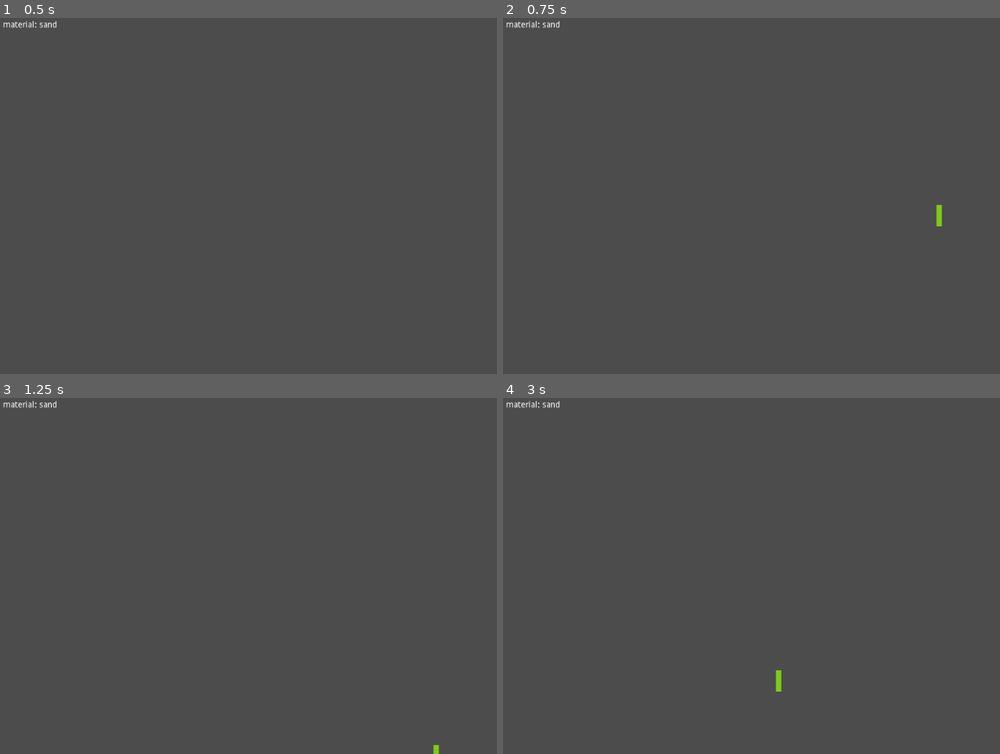
Above: before the commit, frames 1-4 (two rows, left to right).
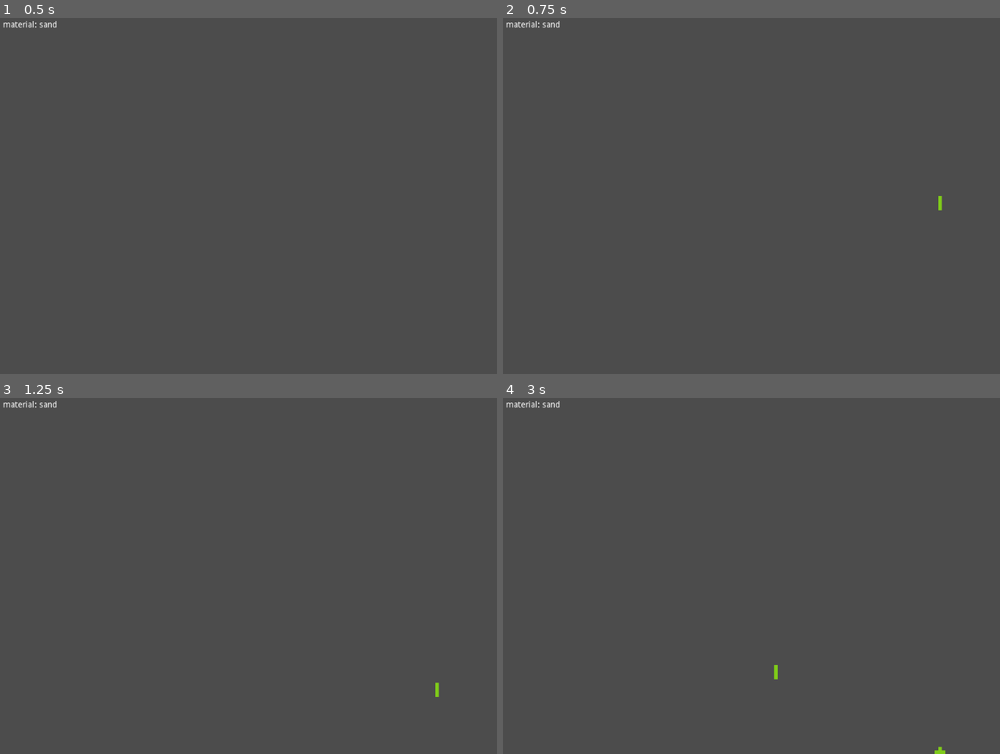
Above: after the commit, the same moments.

Repository: ZpeedTube/pixelbox
Game: Godot game, scene res://MainScene.tscn
The game is run twice, just before and just after one commit, with the same random seed, the same clock (stepped at 60 frames per second) and the same inputs.
Inputs (mouse positions are in pixels of both pictures, inside the frame that each line leads up to):
- Up to frame 1 (0.5 s): no input
- Up to frame 2 (0.75 s): tap Enter at 0.5 s; move the mouse to (940, 178) at 0.52 s; click (940, 178) at 0.6 s
- Up to frame 3 (1.25 s): no input
- Up to frame 4 (3 s): move the mouse to (686, 593) at 1.27 s; tap Mouse wheel down (scroll_down) at 1.35 s; tap Space at 2 s; move the mouse to (870, 497) at 2.02 s; hold Mouse wheel up (scroll_up) 2.03-2.78 s; tap Enter at 2.75 s; move the mouse to (776, 647) at 2.77 s; click (776, 647) at 2.85 s

Frame 1 is identical in both runs. In frame 2, less than 0.1% of the frame differs, in the area x 87-89%, y 50-59%; in frame 3, less than 0.1%; in frame 4, 0.1%, in the area x 54-89%, y 75-100%.

Commit message:
Improved engine
Improved engine and water

Diff:
--- a/MainScene.tscn
+++ b/MainScene.tscn
@@ -8,9 +8,11 @@
 [node name="GameManager" type="Sprite" parent="."]
 offset = Vector2( -0.5, -0.5 )
 script = ExtResource( 2 )
+world_width = 200
 world_height = 100
-zoom = 9
+zoom = 6
 simulation_speed = 1
+use_random_direction = true
 
 [node name="PixelManager" type="Node" parent="GameManager"]
 script = ExtResource( 1 )
--- a/Types/dirt.gd
+++ b/Types/dirt.gd
@@ -1,50 +1,36 @@
 extends Node
 
-static func update(id: int, pixel, pixels, ww, wh):
-	var y = 1
-	var y_max = 1
+static func update(id: int, x: int, y: int, pixel, pixels, ww, wh):
 	var count = pixels.size()
-	var below = calc_pos(pixel.pos.x, pixel.pos.y + 1, ww, wh)
-	var left = calc_pos(pixel.pos.x - 1, pixel.pos.y + y - 1, ww, wh)
-	var below_left = calc_pos(pixel.pos.x - 1, pixel.pos.y + y, ww, wh)
-	var right = calc_pos(pixel.pos.x + 1, pixel.pos.y + y - 1, ww, wh)
-	var below_right = calc_pos(pixel.pos.x + 1, pixel.pos.y + y, ww, wh)
+	var below = calc_pos(x, y + 1, ww, wh)
+	var left = calc_pos(x - 1, y, ww, wh)
+	var below_left = calc_pos(x - 1, y + 1, ww, wh)
+	var right = calc_pos(x + 1, y, ww, wh)
+	var below_right = calc_pos(x + 1, y + 1, ww, wh)
 	# Check down
 	if below < count && (pixels[below] == null || pixels[below].type == 2):
-		pixel.pos.y += 1
-		return swap_pixels(pixel, null, pixels, id, below)
+#		y += 1
+		return swap_pixels(pixel, pixels[below], pixels, id, below)
 	# Check left
 	if left < count && (pixels[left] == null || pixels[left].type == 2):
 		if below_left < count && (pixels[below_left] == null || pixels[below_left].type == 2):
-			var left2 = calc_pos(pixel.pos.x - 1, pixel.pos.y + y, ww, wh)
-			var below_left2 = calc_pos(pixel.pos.x - 1, pixel.pos.y + y + 1, ww, wh)
+			var left2 = calc_pos(x - 1, y + 1, ww, wh)
+			var below_left2 = calc_pos(x - 1, y + 2, ww, wh)
 			if left2 < count && (pixels[left2] == null || pixels[left2].type == 2):
 				if below_left2 < count && (pixels[below_left2] == null || pixels[below_left2].type == 2):
-					if pixel.pos.x > 0:
-						pixel.pos.x -= 1
-					pixel.pos.y += y + 1
-					return swap_pixels(pixel, null, pixels, id, below_left2)
-			else:
-				if pixel.pos.x > 0:
-					pixel.pos.x -= 1
-				pixel.pos.y += y
-				return swap_pixels(pixel, null, pixels, id, below_left)
+					return swap_pixels(pixel, pixels[below_left2], pixels, id, below_left2)
+#			else:
+#				return swap_pixels(pixel, pixels[left2], pixels, id, below_left)
 	# Check right
 	if right < count && (pixels[right] == null || pixels[right].type == 2):
 		if below_right < count && (pixels[below_right] == null || pixels[below_right].type == 2):
-			var right2 = calc_pos(pixel.pos.x + 1, pixel.pos.y + y, ww, wh)
-			var below_right2 = calc_pos(pixel.pos.x + 1, pixel.pos.y + y + 1, ww, wh)
+			var right2 = calc_pos(x + 1, y + 1, ww, wh)
+			var below_right2 = calc_pos(x + 1, y + 2, ww, wh)
 			if right2 < count && (pixels[right2] == null || pixels[right2].type == 2):
 				if below_right2 < count && (pixels[below_right2] == null || pixels[below_right2].type == 2):
-					if pixel.pos.x < ww - 1:
-						pixel.pos.x += 1
-					pixel.pos.y = pixel.pos.y + y + 1
-					return swap_pixels(pixel, null, pixels, id, below_right2)
-			else:
-				if pixel.pos.x < ww - 1:
-					pixel.pos.x += 1
-				pixel.pos.y = pixel.pos.y + y
-				return swap_pixels(pixel, null, pixels, id, below_right)
+					return swap_pixels(pixel, pixels[below_right2], pixels, id, below_right2)
+#			else:
+#				return swap_pixels(pixel, pixels[right2], pixels, id, below_right)
 
 
 static func swap_pixels(pixel, other_pixel, pixels, this_id, other_id):
--- a/Types/sand.gd
+++ b/Types/sand.gd
@@ -1,26 +1,26 @@
 extends Node
 
-static func update(id: int, pixel, pixels, ww, wh):
+static func update(id: int, x: int, y: int, pixel, pixels, ww, wh):
 	var count = pixels.size()
-	var below = calc_pos(pixel.pos.x, pixel.pos.y + 1, ww, wh)
-	var below_left = calc_pos(pixel.pos.x - 1, pixel.pos.y + 1, ww, wh)
-	var below_right = calc_pos(pixel.pos.x + 1, pixel.pos.y + 1, ww, wh)
-	var left = calc_pos(pixel.pos.x - 1, pixel.pos.y, ww, wh)
-	var right = calc_pos(pixel.pos.x + 1, pixel.pos.y, ww, wh)
+	var below = calc_pos(x, y + 1, ww, wh)
+	var below_left = calc_pos(x - 1, y + 1, ww, wh)
+	var below_right = calc_pos(x + 1, y + 1, ww, wh)
+	var left = calc_pos(x - 1, y, ww, wh)
+	var right = calc_pos(x + 1, y, ww, wh)
 	if below < count && (pixels[below] == null || pixels[below].type == 2):
-		pixel.pos.y += 1
+#		y += 1
 		return swap_pixels(pixel, pixels[below], pixels, id, below)
 	if left < count && (pixels[left] == null || pixels[left].type == 2):
 		if below_left < count && (pixels[below_left] == null || pixels[below_left].type == 2):
-			if pixel.pos.x > 0:
-				pixel.pos.x -= 1
-			pixel.pos.y += 1
+#			if x > 0:
+#				x -= 1
+#			y += 1
 			return swap_pixels(pixel, pixels[below_left], pixels, id, below_left)
 	if right < count && (pixels[right] == null || pixels[right].type == 2):
 		if below_right < count && (pixels[below_right] == null || pixels[below_right].type == 2):
-			if pixel.pos.x < ww - 1:
-				pixel.pos.x += 1
-			pixel.pos.y = pixel.pos.y + 1
+#			if x < ww - 1:
+#				x += 1
+#			y = y + 1
 			return swap_pixels(pixel, pixels[below_right], pixels, id, below_right)
 	return null
 
--- a/Types/water.gd
+++ b/Types/water.gd
@@ -1,54 +1,58 @@
 extends Node
 
-static func update(id: int, pixel, pixels, ww, wh):
+static func update(id: int, x: int, y: int, pixel, pixels, ww, wh):
 	var count = pixels.size()
-	var below = calc_pos(pixel.pos.x, pixel.pos.y + 1, ww, wh)
-	var below_left = calc_pos(pixel.pos.x - 1, pixel.pos.y + 1, ww, wh)
-	var below_right = calc_pos(pixel.pos.x + 1, pixel.pos.y + 1, ww, wh)
-	var left = calc_pos(pixel.pos.x - 1, pixel.pos.y, ww, wh)
-	var right = calc_pos(pixel.pos.x + 1, pixel.pos.y, ww, wh)
+	var below = calc_pos(x, y + 1, ww, wh)
+	var below_left = calc_pos(x - 1, y + 1, ww, wh)
+	var below_right = calc_pos(x + 1, y + 1, ww, wh)
+	var left = calc_pos(x - 1, y, ww, wh)
+	var right = calc_pos(x + 1, y, ww, wh)
+#	if below < count && pixels[below] != null && pixels[below].type != 2:
+#		if right < count && pixels[right] == null:
+#			if below_right < count && pixels[below_right] == null:
+#				pixels[id] = null
+#				pixels[below_right] = pixel
+#				return
+#		if left < count && pixels[left] == null:
+#			if below_left < count && pixels[below_left] == null:
+#				pixels[id] = null
+#				pixels[below_left] = pixel
+#				return
 	if below < count && pixels[below] == null:
 		pixels[id] = null
-		pixel.pos.y += 1
 		pixels[below] = pixel
-	elif left < count && pixels[left] == null:
-		pixels[id] = null
-		if pixel.pos.x > 0:
-			pixel.pos.x -= 1
-		pixels[left] = pixel
-	elif right < count && pixels[right] == null:
-		pixels[id] = null
-		if pixel.pos.x < ww - 1:
-			pixel.pos.x += 1
-		pixels[right] = pixel
+		return null
+
+	var r = randi() % 5
+	match r:
+		0, 4:
+			if right < count && pixels[right] == null:
+				pixels[id] = null
+				pixels[right] = pixel
+		1, 2:
+			if left < count && pixels[left] == null:
+				pixels[id] = null
+				pixels[left] = pixel
 	return null
 
-static func react(id: int, pixel, pixels, ww, wh):
+static func react(id: int, x: int, y: int, pixel, pixels, ww, wh):
 	var count = pixels.size()
 	var above = -1
 	var left = -1
 	var right = -1
-	var y = pixel.pos.y
 	while y > 0:
-		above = calc_pos(pixel.pos.x, y, ww, wh)
-		left = calc_pos(pixel.pos.x - 1, y, ww, wh)
-		right = calc_pos(pixel.pos.x + 1, y, ww, wh)
+		above = calc_pos(x, y, ww, wh)
+		left = calc_pos(x - 1, y, ww, wh)
+		right = calc_pos(x + 1, y, ww, wh)
 		if left < count && above > 0 && pixels[left] == null:
-			pixel.pos.y = y
-			if pixel.pos.x > 0:
-				pixel.pos.x -= 1
 			pixels[left] = pixel
 			pixels[id] = null
 			return
 		elif right < count && above > 0 && pixels[right] == null:
-			pixel.pos.y = y
-			if pixel.pos.x < ww:
-				pixel.pos.x += 1
 			pixels[right] = pixel
 			pixels[id] = null
 			return
 		elif above < count && above > 0 && pixels[above] == null:
-			pixel.pos.y = y
 			pixels[above] = pixel
 			pixels[id] = null
 			return
--- a/Types/wood.gd
+++ b/Types/wood.gd
@@ -1,4 +1,4 @@
 extends Node
 
-static func update(id: int, pixel, pixels, ww, wh):
+static func update(id: int, x: int, y: int, pixel, pixels, ww, wh):
 	pass
--- a/game_manager.gd
+++ b/game_manager.gd
@@ -17,6 +17,8 @@
 var mouse_pressed = false
 
 export var show_invisble = false
+
+export var use_random_direction = false
 
 
 func _ready():
@@ -62,18 +64,16 @@
 func _draw():
 	if simulation_frame % simulation_speed == 0:
 		var pixels = pixel_manager.pixels
-		for p in pixels.size():
-			var pixel = pixels[p]
-			if pixel:
-				var rect2 = Rect2(Vector2(pixel.pos.x*zoom, pixel.pos.y*zoom), Vector2(zoom, zoom))
-				var color =  pixel_manager.color_palette[pixel.color]
-#				if pixel.type == 1:
-#					color =  Color(rand_range(color.r, 0.6), rand_range(color.g,0.9), 0.1, 1)
-				draw_rect(rect2, color, true, 1, false)
-#			elif show_invisble && pixel != null:
-#				var rect2 = Rect2(Vector2(pixel.pos.x*zoom, pixel.pos.y*zoom), Vector2(zoom, zoom))
-#				draw_rect(rect2, Color(0.9,0.1,0.9,1), true, 1, false)
-
+#		for p in pixels.size():
+		if pixels.size() == world_width * world_height:
+			for y in range(0, world_height, 1):
+				for x in range(0, world_width-1, 1):
+					var p = world_width * y + x
+					var pixel = pixels[p]
+					if pixel:
+						var rect2 = Rect2(Vector2(x*zoom, y*zoom), Vector2(zoom, zoom))
+						var color =  pixel_manager.color_palette[pixel.color]
+						draw_rect(rect2, color, true, 1, false)
 
 func spawn_pixel(type: int = 1, offset: Vector2 = Vector2()):
 	if (pixel_manager):
@@ -84,14 +84,25 @@
 
 func update_pixels():
 	var pixels = pixel_manager.pixels
-	var new_pixels = []
-	new_pixels.resize(pixels.size())
-	for p in range(pixels.size()-1, 0, -1):
-		var pixel = pixels[p]
-		if pixel:
-			var other_pixel = pixel_manager.get_pixel_type(pixel.type).update(p, pixel, pixels, world_width, world_height)
-			if other_pixel:
-				pixel_manager.get_pixel_type(other_pixel.type).react(p, other_pixel, pixels, world_width, world_height)
+	if pixels.size() == world_width * world_height:
+		var x_min = 0
+		var x_max = world_width
+		var direction = 1
+		if use_random_direction:
+			direction = randi() % 2
+			if direction == 0:
+				direction = -1
+				x_min = world_width - 1
+				x_max = 0
+#		print(str(direction))
+		for y in range(world_height - 1, -1, -1):
+			for x in range(x_min, x_max, direction):
+				var p = world_width * y + x
+				var pixel = pixels[p]
+				if pixel:
+					var other_pixel = pixel_manager.get_pixel_type(pixel.type).update(p, x, y, pixel, pixels, world_width, world_height)
+					if other_pixel:
+						pixel_manager.get_pixel_type(other_pixel.type).react(p, x, y, other_pixel, pixels, world_width, world_height)
 	update() # redraw with _draw
 
 func calc_pos(x: int, y: int):
--- a/pixel_manager.gd
+++ b/pixel_manager.gd
@@ -53,7 +53,6 @@
 		return null
 
 	var pixel = {
-		"pos": {"x": int(pos.x), "y": int(pos.y)},
 		"type": type,
 		"color": type,
 		"velocity": -1,
